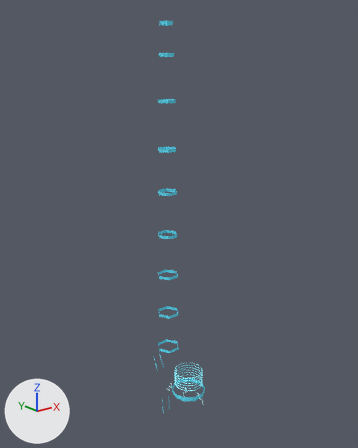
The glTF model web/public/assets/game/props/rodfx-titanium.glb: old version first, new version second.
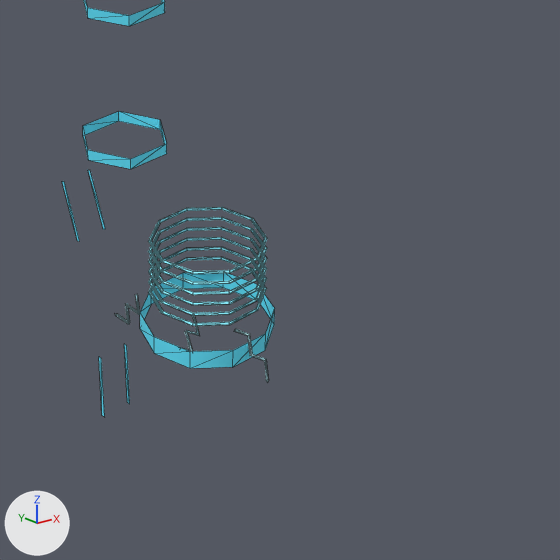
Each version appears first whole from a 50 mm lens placed at (-0.699, -0.919, 0.736), pointed at (0.012, -0.03, 0.381), and next in a close-up on the part from 39% to 76% of the width and 70% to 100% of the height. The axes (+X, +Y, +Z) are drawn at lower left. The lights are the same throughout. The first two pictures are the older version. The close-ups show mesh edges as thin lines. Vertices at exactly the same position are counted once.

Names of what the first close-up shows: 'Bands', 'Coil' and 1 more.
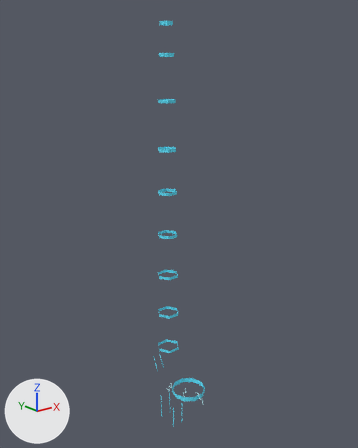
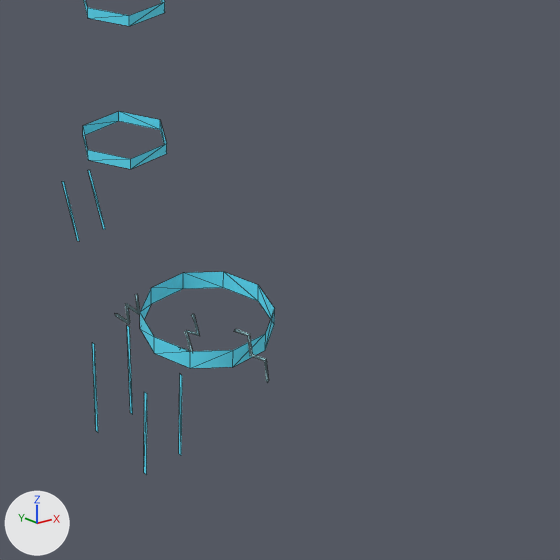
Boxes [x1, y1, x2, y2] around the edits, measured in the close-ups (560 x 560 px):
'Bands', reshaped
    before: [62, 0, 275, 417]
    after: [62, 0, 275, 475]
'Coil', deleted (cyan)
    before: [148, 207, 267, 326]
part 1 of me_bands, deleted
    before: [124, 344, 130, 404]
part 2 of me_bands, built on
    before: [99, 357, 105, 417]
    after: [92, 326, 182, 475]

Patch to the scene script:
```diff
--- a/web/public/assets/game/props/rodfx-titanium.glb.py
+++ b/web/public/assets/game/props/rodfx-titanium.glb.py
@@ me_bands @@
 # used by ob_bands; location = (0.0, 0.0, 0.0)
 # verts and faces of me_bands; kept vertices keep their numbers, new ones are numbered from 144
 # before: 132 (-0.011, 0.013, -0.173) at pixel (101, 415), 133 (-0.011, 0.01, -0.172) at pixel (104, 417), 134 (-0.011, 0.016, -0.128) at pixel (98, 356), 135 (-0.011, 0.013, -0.128) at pixel (101, 358)
-me_bands.from_pydata(...)  # 144 vertices, 136 faces; spans x -0.042..0.042, y -0.123..0.055, z -0.173..0.834
+me_bands.from_pydata(...)  # 152 vertices, 140 faces; spans x -0.042..0.042, y -0.123..0.055, z -0.184..0.834
+# me_bands part 1: the loose piece of 4 vertices spanning x 0.011, y 0.01..0.016, z -0.173..-0.128 is deleted
+# me_bands part 2
+verts[132] = (-0.015, 0.015, -0.184)  # moved, pixel (95, 430)
+verts[133] = (-0.015, 0.012, -0.184)  # moved, pixel (98, 432)
+verts[134] = (-0.015, 0.018, -0.116)  # moved, pixel (92, 342)
+verts[135] = (-0.015, 0.015, -0.116)  # moved, pixel (94, 344)
+verts[144] = (-0.015, -0.04, -0.184)  # pixel (146, 474)
+verts[145] = (-0.015, -0.041, -0.121)  # pixel (147, 393)
+verts[146] = (0.015, 0.012, -0.184)  # pixel (132, 414)
+verts[147] = (0.015, 0.015, -0.116)  # pixel (129, 327)
+verts[148] = (0.015, -0.04, -0.184)  # pixel (181, 455)
+verts[149] = (0.015, -0.041, -0.121)  # pixel (182, 375)
+for new, old in zip([*range(150, 156)], [*range(144, 150)]): verts[new] = verts[old] + (0.0, 0.003, 0.0)
+faces += [(144, 145, 150), (145, 151, 150), (146, 152, 153), (146, 153, 147), (148, 154, 155), (148, 155, 149)]
 me_bands.materials.append(mat_bands_glow)
@@ ob_coil @@
-ob_coil = bpy.data.objects.new('Coil', me_coil)
-ob_coil.location = (0.0, -0.0833, -0.0078)
```
